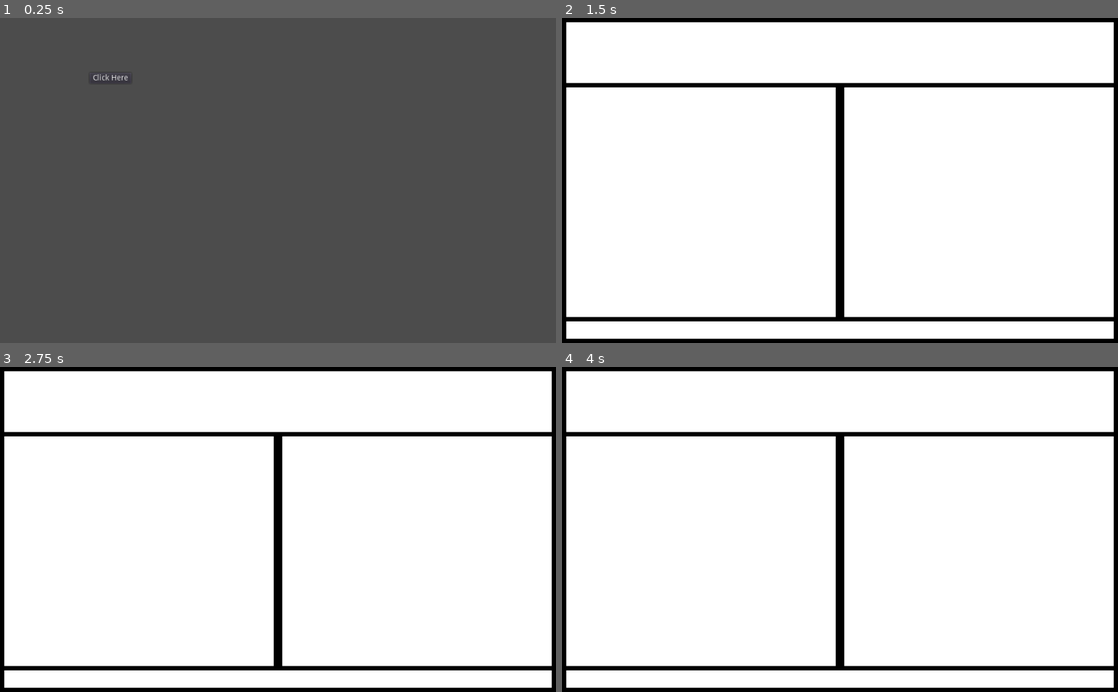
Above: before the commit, frames 1-4 (two rows, left to right).
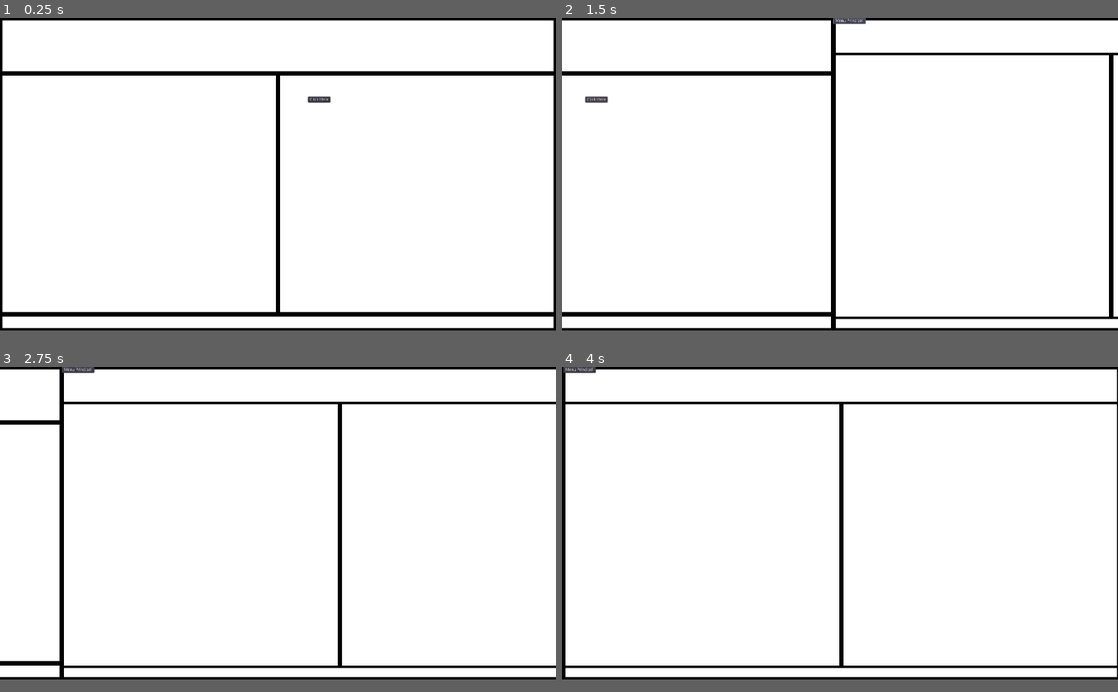
Above: after the commit, the same moments.

Repository: dytq/dytq.github.io
Game: Godot game, scene res://scenes/MainPage.tscn
Two runs of this game, one before a commit and one after it. Both use one fixed random seed, a clock stepped at 60 frames per second and the inputs below.
Inputs:
- Up to frame 1 (0.25 s): no input
- Up to frame 2 (1.5 s): click "Click Here" at 0.5 s; click "Click Here" (after the commit: "Menu Principal") at 1.25 s
- Up to frame 3 (2.75 s): click "Click Here" at 2 s
- Up to frame 4 (4 s): no input
The window is 800x468 before the commit and 800x450 after it. Grey fills any space a smaller window leaves; there, only what the larger window draws over its background counts as a difference.

The runs differ from the first frame. In frame 1, 96% of the frame differs, in the area x 0-100%, y 0-97%; in frame 2, 12%; in frame 3, 11%; in frame 4, 8.3%.

Commit message:
add animation slide

Diff:
--- a/src/project.godot
+++ b/src/project.godot
@@ -10,9 +10,15 @@
 
 [application]
 
-config/name="src"
+config/name="dytq.github.io"
 run/main_scene="res://scenes/MainPage.tscn"
 config/icon="res://icon.png"
+
+[display]
+
+window/size/width=1920
+window/size/height=1080
+window/stretch/mode="viewport"
 
 [gui]
 
--- a/src/scenes/MainPage.tscn
+++ b/src/scenes/MainPage.tscn
@@ -1,17 +1,70 @@
-[gd_scene load_steps=2 format=2]
+[gd_scene load_steps=3 format=2]
 
 [ext_resource path="res://scripts/MainPage.gd" type="Script" id=1]
+[ext_resource path="res://scripts/Camera2D.gd" type="Script" id=2]
 
 [node name="Control" type="Control"]
-anchor_right = 1.0
-anchor_bottom = 1.0
 script = ExtResource( 1 )
 
-[node name="Button" type="Button" parent="."]
-margin_left = 165.0
-margin_top = 101.0
-margin_right = 211.0
-margin_bottom = 121.0
+[node name="Camera2D" type="Camera2D" parent="."]
+anchor_mode = 0
+current = true
+script = ExtResource( 2 )
+
+[node name="BackGround" type="Node" parent="."]
+
+[node name="ColorRect" type="ColorRect" parent="BackGround"]
+margin_right = 1920.0
+margin_bottom = 1080.0
+color = Color( 0, 0, 0, 1 )
+
+[node name="ViewportContainer" type="ViewportContainer" parent="."]
+margin_left = 1920.0
+margin_right = 3900.0
+margin_bottom = 1080.0
+
+[node name="Viewport" type="Viewport" parent="ViewportContainer"]
+size = Vector2( 1920, 1080 )
+handle_input_locally = false
+render_target_update_mode = 3
+
+[node name="Front" type="Node" parent="."]
+
+[node name="ColorRect" type="ColorRect" parent="Front"]
+margin_left = 8.0
+margin_top = 8.0
+margin_right = 1912.0
+margin_bottom = 184.0
+
+[node name="Profils" type="Node" parent="."]
+
+[node name="ColorRect" type="ColorRect" parent="Profils"]
+margin_left = 8.0
+margin_top = 200.0
+margin_right = 952.0
+margin_bottom = 1016.0
+
+[node name="ListLink" type="Node" parent="."]
+
+[node name="ColorRect" type="ColorRect" parent="ListLink"]
+margin_left = 968.0
+margin_top = 200.0
+margin_right = 1912.0
+margin_bottom = 1016.0
+
+[node name="Button" type="Button" parent="ListLink"]
+margin_left = 1064.0
+margin_top = 272.0
+margin_right = 1141.0
+margin_bottom = 292.0
 text = "Click Here"
 
-[connection signal="pressed" from="Button" to="." method="_on_Button_pressed"]
+[node name="Foot" type="Node" parent="."]
+
+[node name="ColorRect" type="ColorRect" parent="Foot"]
+margin_left = 8.0
+margin_top = 1032.0
+margin_right = 1912.0
+margin_bottom = 1072.0
+
+[connection signal="pressed" from="ListLink/Button" to="." method="_on_Button_pressed"]
--- a/src/scenes/Page.tscn
+++ b/src/scenes/Page.tscn
@@ -1,14 +1,18 @@
-[gd_scene format=2]
+[gd_scene load_steps=3 format=2]
+
+[ext_resource path="res://widget/ButtonMainMenu.tscn" type="PackedScene" id=1]
+[ext_resource path="res://scripts/Page.gd" type="Script" id=2]
 
 [node name="PageModel" type="Control"]
 anchor_right = 1.0
 anchor_bottom = 1.0
+script = ExtResource( 2 )
 
 [node name="BackGround" type="Node" parent="."]
 
 [node name="ColorRect" type="ColorRect" parent="BackGround"]
-margin_right = 1024.0
-margin_bottom = 600.0
+margin_right = 1920.0
+margin_bottom = 1080.0
 color = Color( 0, 0, 0, 1 )
 
 [node name="Front" type="Node" parent="."]
@@ -16,29 +20,34 @@
 [node name="ColorRect" type="ColorRect" parent="Front"]
 margin_left = 8.0
 margin_top = 8.0
-margin_right = 1016.0
+margin_right = 1912.0
 margin_bottom = 120.0
+
+[node name="Button" parent="Front" instance=ExtResource( 1 )]
+script = null
 
 [node name="Body" type="Node" parent="."]
 
 [node name="ColorRect1" type="ColorRect" parent="Body"]
 margin_left = 8.0
 margin_top = 128.0
-margin_right = 504.0
-margin_bottom = 552.0
+margin_right = 952.0
+margin_bottom = 1032.0
 rect_pivot_offset = Vector2( 416, 304 )
 
 [node name="ColorRect2" type="ColorRect" parent="Body"]
-margin_left = 520.0
+margin_left = 968.0
 margin_top = 128.0
-margin_right = 1016.0
-margin_bottom = 552.0
+margin_right = 1912.0
+margin_bottom = 1032.0
 rect_pivot_offset = Vector2( 416, 304 )
 
 [node name="Bottom" type="Node" parent="."]
 
 [node name="ColorRect" type="ColorRect" parent="Bottom"]
 margin_left = 8.0
-margin_top = 560.0
-margin_right = 1016.0
-margin_bottom = 592.0
+margin_top = 1040.0
+margin_right = 1912.0
+margin_bottom = 1072.0
+
+[connection signal="pressed" from="Front/Button" to="." method="_on_Button_pressed"]
--- /dev/null
+++ b/src/scripts/Camera2D.gd
@@ -0,0 +1,7 @@
+extends Camera2D
+
+var target_position = self.position
+
+func _process(delta):
+	if(target_position != self.position):
+		self.position = lerp(target_position,self.position,0.95)
--- a/src/scripts/MainPage.gd
+++ b/src/scripts/MainPage.gd
@@ -2,10 +2,22 @@
 
 var example_page = load("res://scenes/Page.tscn")
 
+var current_scn = null
+
 func _ready():
 	pass
 
+func _on_Button_pressed():
+	if(current_scn != null):
+		remove_viewport_scene()
+	current_scn = example_page.instance()
+	current_scn.connect("return_to_menu",self,"return_to_menu")
+	$ViewportContainer/Viewport.add_child(current_scn)
+	$Camera2D.target_position = Vector2(1920, $Camera2D.position.y)
 
-func _on_Button_pressed():
-	var my_page = example_page.instance()
-	add_child(my_page)
+func return_to_menu():
+	$Camera2D.target_position.x = 0
+
+func remove_viewport_scene():
+	$ViewportContainer/Viewport.remove_child(current_scn)
+	current_scn.queue_free()
--- /dev/null
+++ b/src/scripts/Page.gd
@@ -0,0 +1,9 @@
+extends Control
+
+signal return_to_menu
+
+func _ready():
+	pass
+
+func _on_Button_pressed():
+	emit_signal("return_to_menu")
--- /dev/null
+++ b/src/widget/ButtonMainMenu.tscn
@@ -0,0 +1,6 @@
+[gd_scene format=2]
+
+[node name="Button" type="Button"]
+margin_right = 112.0
+margin_bottom = 20.0
+text = "Menu Principal"
Not shown, changed: docs/index.html
Not shown, changed: docs/index.pck
